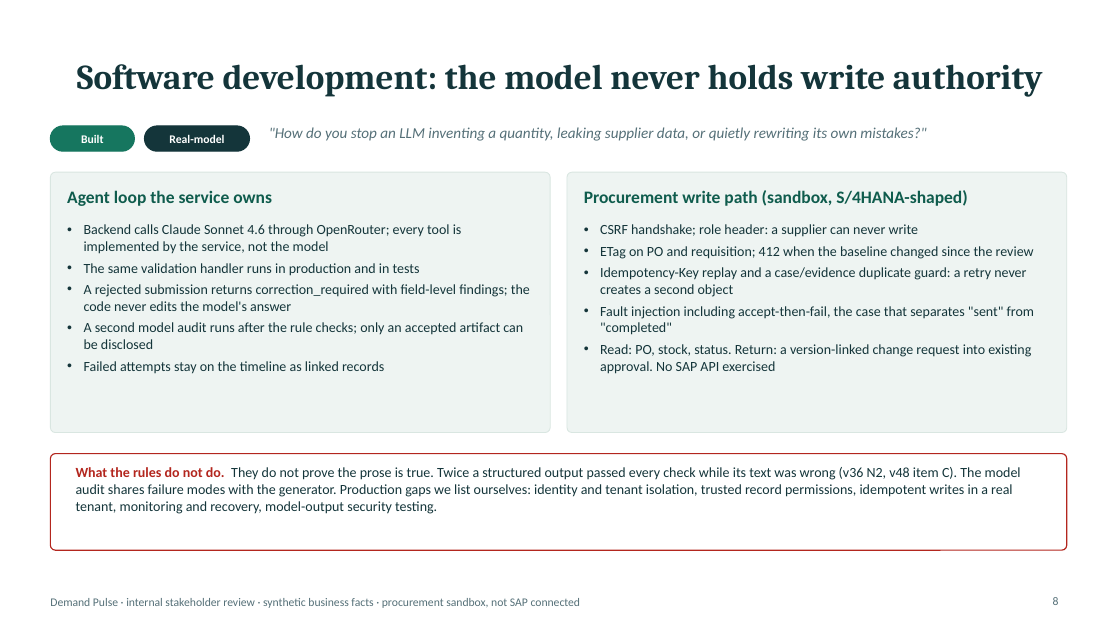
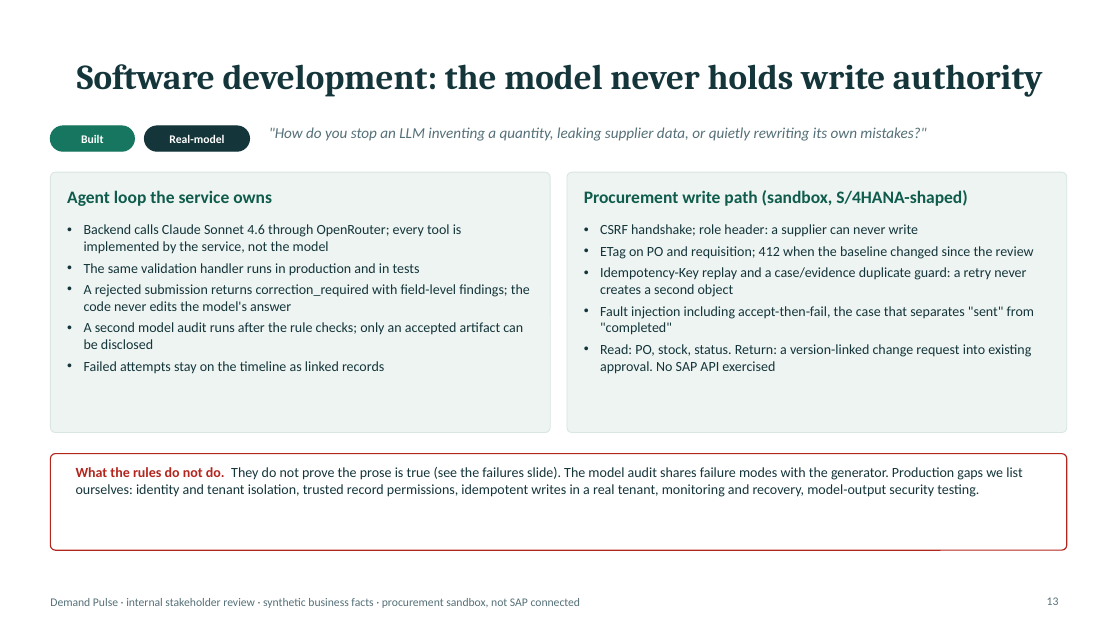
Before and after one commit to logisticPM/sap, a slide deck: slide 13 of presentations/SAP_Demand_Pulse_Business_Case_Deck.pptx (slide 8 before the commit). Drawn at 1120x630 pixels with LibreOffice and Linux fonts; fonts in the diff are those of the drawing. Boxes give left, top, right and bottom in pixels: in the first picture for what was removed or moved away, otherwise in the second. Text is boxed around its words. In the diff, an @@ line names an element or a change of style, - is before the commit and + after.

```diff
--- a/presentations/SAP_Demand_Pulse_Business_Case_Deck.pptx
+++ b/presentations/SAP_Demand_Pulse_Business_Case_Deck.pptx
@@ text at [76,467,1022,497]: text changed @@
-What the rules do not do. They do not prove the prose is true. Twice a structured output passed every check while its text was wrong (v36 N2, v48 item C). The model audit shares failure modes with the generator. Production gaps we list ourselves: identity and tenant isolation, trusted record permissions, idempotent writes in a real tenant, monitoring and recovery, model-output security testing.
+What the rules do not do. They do not prove the prose is true (see the failures slide). The model audit shares failure modes with the generator. Production gaps we list ourselves: identity and tenant isolation, trusted record permissions, idempotent writes in a real tenant, monitoring and recovery, model-output security testing.
@@ page number at [1047,597,1059,605]: text changed @@
-8
+13
```
Also in this commit, not shown: 3 other slides changed, 2 slides added, 1 slide removed, 2 other files.
